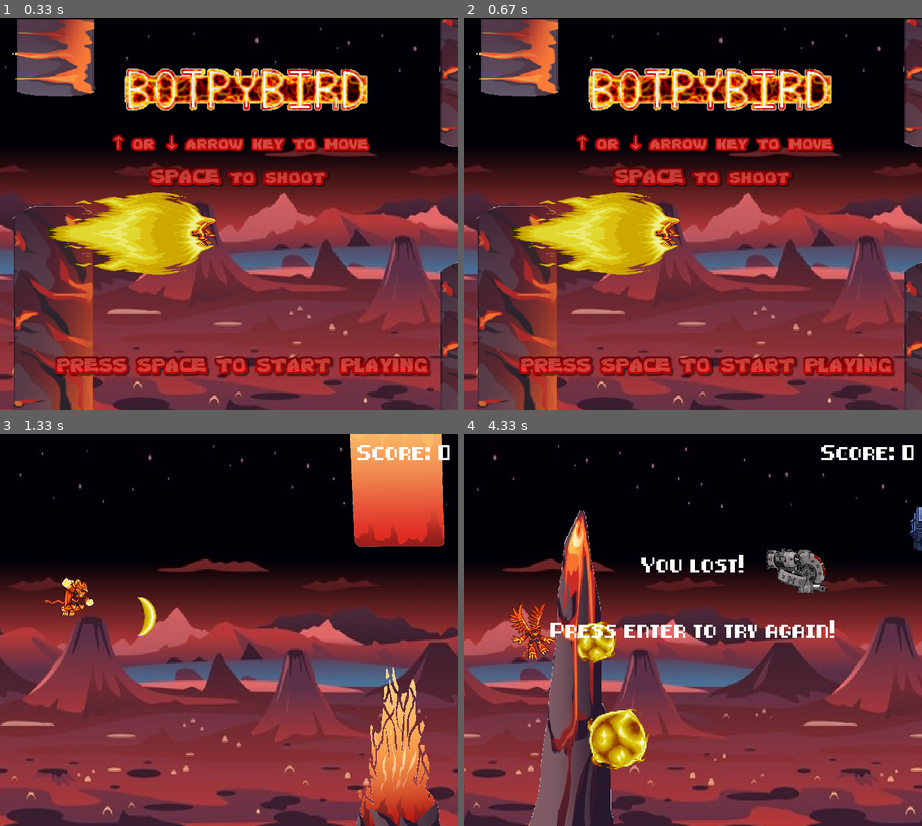
Above: before the commit, frames 1-4 (two rows, left to right).
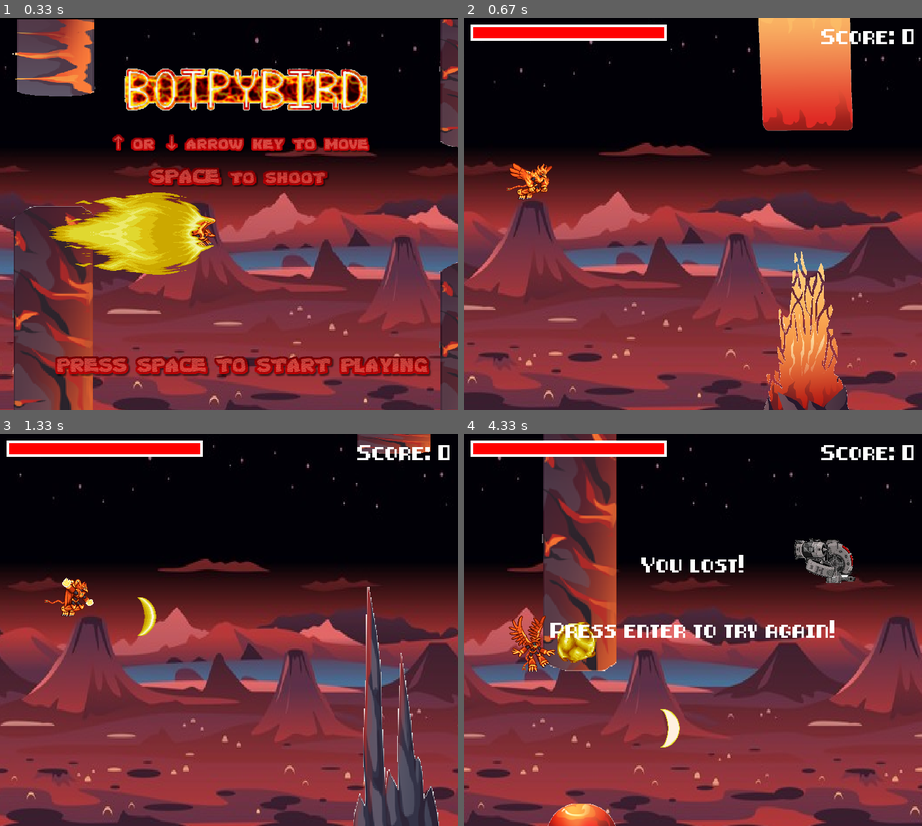
Above: after the commit, the same moments.

Repository: tuannm151/Botpybird---Pygame
Game: pygame game, started from botpybird.py
The game is run twice, just before and just after one commit, with the same random seed, the same clock (stepped at 60 frames per second) and the same inputs.
Inputs:
- Up to frame 1 (0.33 s): no input
- Up to frame 2 (0.67 s): tap Space at 0.33 s
- Up to frame 3 (1.33 s): hold Space 0.67-1.13 s; hold Up 0.67-1.13 s; hold Enter from 1.17 s (still down); tap Space at 1.23 s
- Up to frame 4 (4.33 s): tap Space at 1.53, 1.73, 2.03, 2.57, 2.9, 3.63, 4.03 s; release Enter at 1.63 s; hold Up 1.67-2.13 s; tap Enter at 2.17, 3.23, 4.3 s; hold Down 2.5-2.8 s; hold Up 2.83-3.2 s; hold Down 3.57-3.93 s; hold Up 3.97-4.27 s

Frame 1 is identical in both runs. In frame 2, 54% of the frame differs, in the area x 0-100%, y 0-100%; in frame 3, 12%; in frame 4, 23%.

Commit message:
Fixed a bug that cause performance issues

Diff:
--- a/botpybird.py
+++ b/botpybird.py
@@ -1,4 +1,4 @@
-from constants import OBJ_SPEED, SCENE_SPEED, WIN_WIDTH, WIN_HEIGHT, EXPLODING_TIME
+from constants import OBJ_SPEED, SCENE_SPEED, WIN_WIDTH, WIN_HEIGHT, EXPLODING_TIME, HEART_HEALING_RATE
 from sprites import BG_IMG, MENU_IMG
 from modules.Player import Player
 from modules.Obstacle import Obstacle
@@ -70,9 +70,9 @@
     score = 0
     projectiles = []
     items = []
-    enemy = Enemy(1000)
+    enemy = Enemy(2000)
     last_spawn = 0
-    boost_time = 150
+    boost_time = 200
     boost_time_offset = 0
     obj_vel = OBJ_SPEED
     bg_vel = SCENE_SPEED
@@ -82,7 +82,7 @@
         now = pygame.time.get_ticks()
         if(now - last_spawn > 4000):
             if(not player.isBoosted and not player.isCrazy):
-                items.append(Item(800))
+                items.append(Item(1000))
 
             last_spawn = now
         if(player.isBoosted):
@@ -109,14 +109,20 @@
                     for obj in obstacles:
                         obj.set_vel(obj_vel)
         if(player.isCrazy):
-            if(boost_time_offset < boost_time+200):
+            if(boost_time_offset < boost_time):
                 boost_time_offset += 1
             else:
                 boost_time_offset = 0
                 player.isCrazy = False
+        if(enemy.isEqual):
+            enemyBullet = Projectile(enemy.x - 30, enemy.y, True)
+            projectiles.append(enemyBullet)
+
         for event in pygame.event.get():
             if event.type == pygame.QUIT:
                 isRun = False
+                win.blit(pygame.transform.scale(
+                    MENU_IMG, (WIN_WIDTH, WIN_HEIGHT)), (0, 0))
             if event.type == pygame.KEYDOWN:
                 if event.key == pygame.K_DOWN:
                     player.down_pressed = True
@@ -139,7 +145,7 @@
         toRemovePj = []
         toExplodePj = []
 
-        #--------- Obstacles handle ---------#
+        #--------- Obstacles handle ---------999ik7#
         toRemoveOb = []
         add_obstacle = False
         for obstacle in obstacles:
@@ -147,7 +153,7 @@
                 if(not player.isBoosted and not player.isCrazy):
                     player.isLost = True
             for projectile in projectiles:
-                if(obstacle.collide(projectile) and not obstacle.passed):
+                if(not projectile.isEnemy and obstacle.collide(projectile) and not obstacle.passed):
                     if(player.isCrazy):
                         obstacle.isDestroyed = True
                         explodeSound.play()
@@ -158,16 +164,21 @@
 
             if not obstacle.passed and obstacle.x < player.x:
                 obstacle.passed = True
-                add_obstacle = True
+                if(not player.isBoosted):
+                    add_obstacle = True
+                else:
+                    obstacles.append(Obstacle(2*WIN_WIDTH))
 
             for item in items:
                 if(obstacle.collide(item)):
                     items.remove(item)
 
             obstacle.move()
+
         if(add_obstacle):
             score += 1
             obstacles.append(Obstacle(WIN_WIDTH))
+
         for r in toRemoveOb:
             obstacles.remove(r)
 
@@ -181,32 +192,43 @@
                 itemSound.play()
                 if(item.isStar):
                     player.isCrazy = True
-                else:
+                elif(item.isRune):
                     player.isBoosted = True
                     rocketSound.play()
+                elif(item.isHeart):
+                    player.get_health(player.max_health*HEART_HEALING_RATE)
                 items.remove(item)
 
         #--------- Projectiles handle ---------#
         for projectile in projectiles:
-            if(projectile.x > WIN_WIDTH or projectile.x < 0):
-                if not projectile.isExploding:
-                    toRemovePj.append(projectile)
-            projectile.move()
 
             for item in items:
-                if(item.collide(projectile)):
+                if(not projectile.isEnemy and item.collide(projectile)):
                     # explodeSound.play()
                     item.update()
                     toExplodePj.append(projectile)
-            if(enemy.collide(projectile)):
-                explodeSound.play()
+
+            if(not projectile.isEnemy and enemy.collide(projectile)):
+                # explodeSound.play()
                 enemy.isDamaged = True
+                enemy.hit()
                 toExplodePj.append(projectile)
+                score += 5
+
+            if(projectile.isEnemy and player.collide(projectile)):
+                player.hit()
+                toExplodePj.append(projectile)
+
+            if(projectile.x > WIN_WIDTH+50 or projectile.x < -50):
+                toRemovePj.append(projectile)
+
+            projectile.move()
 
         for projectile in toExplodePj:
             projectile.isExploding = True
             if(not projectile.hasExploded):
-                # explodeSound.play()
+                if(not projectile.isEnemy):
+                    explodeSound.play()
                 projectile.hasExploded = True
             if(projectile.explodingTick > EXPLODING_TIME):
                 toExplodePj.remove(projectile)
@@ -215,7 +237,8 @@
                 projectile.explodingTick += 1
 
         for r in toRemovePj:
-            projectiles.remove(r)
+            if(r in projectiles):
+                projectiles.remove(r)
 
         cur_pos = player.y
         if cur_pos <= 0 or cur_pos >= WIN_HEIGHT:
@@ -247,10 +270,11 @@
                 pygame.quit()
                 quit()
             if event.type == pygame.KEYDOWN:
-                if event.key == pygame.K_RETURN and not isPlaying:
+                if event.key == pygame.K_SPACE and not isPlaying:
                     isPlaying = True
                     main(win)
-                    isPlaying = False
+                if isPlaying and event.key == pygame.K_RETURN:
+                    main(win)
         pygame.display.update()
         clock.tick(30)
 
--- a/constants.py
+++ b/constants.py
@@ -12,3 +12,11 @@
 EXPLODING_TIME = 16
 
 OBSTACLE_GAP = 100
+
+PLAYER_HEALTH = 100
+HEART_HEALING_RATE = 0.5
+
+PROJECTILE_DAMAGE = 5
+
+ENEMY_BASE_HEALTH = 500
+ENEMY_MAX_HEALTH = 1000
--- a/modules/Enemy.py
+++ b/modules/Enemy.py
@@ -1,5 +1,5 @@
-from constants import ITEMS_DROP_VEL, OBJ_SPEED, WIN_WIDTH, WIN_HEIGHT
-from sprites import CRATE_IMG, RUNE_IMG, STAR_IMG, ENEMY, ENEMYDAMAGED, ENEMYEXPLODE
+from constants import WIN_WIDTH, WIN_HEIGHT, PROJECTILE_DAMAGE, ENEMY_BASE_HEALTH, ENEMY_MAX_HEALTH
+from sprites import ENEMY, ENEMYDAMAGED, ENEMYEXPLODE
 import pygame
 import random
 
@@ -11,11 +11,12 @@
         self.y = random.randrange(50, 200)
         self.isItem = False
         self.image = ENEMY
-        self.delay = 100
-        self.health = 30
+        self.delay = random.randrange(60, 100)
+        self.health = random.randrange(ENEMY_BASE_HEALTH, ENEMY_MAX_HEALTH)
         self.tickDelay = 0
         self.canShoot = False
         self.isDamaged = False
+        self.isEqual = False
         self.isDead = False
         self.mask = pygame.mask.from_surface(self.image)
         self.rect = self.image.get_rect(topleft=(self.x, self.y))
@@ -25,29 +26,27 @@
     def update(self, playerY, playerX):
         if(self.isDamaged):
             self.image = ENEMYDAMAGED
-            self.health -= 1
-            if(self.health < 0):
-                self.image = ENEMYEXPLODE
-                self.isDead = True
+        elif(self.isDead):
+            self.image = ENEMYEXPLODE
         else:
             self.image = ENEMY
 
-        if(self.x - playerX > WIN_WIDTH - 250):
+        if(self.x - playerX > WIN_WIDTH - 220):
             self.x -= self.vel
         else:
-            self.x = playerX + 150
+            self.x = playerX + random.randrange(150, 180)
+        self.isEqual = False
+        if self.tickDelay < 100 and abs(self.y - playerY) < 150:
+            moveDirection = bool(random.getrandbits(1))
+            if(self.tickDelay % 40 == 0):
+                self.isEqual = True
+            if self.tickDelay % 15 == 0:
+                if moveDirection:
+                    self.moveDown()
+                else:
+                    self.moveUp()
 
-        if self.tickDelay < 100 and self.tickDelay % 10 == 0 and abs(self.y - playerY) < 200:
-            moveDirection = bool(random.getrandbits(1))
-            if moveDirection:
-                self.moveDown()
-            else:
-                self.moveUp()
-            self.canShoot = False
-            if(self.tickDelay > 42 and self.tickDelay < 48):
-                self.canShoot = True
-
-            if(self.y < 100 or self.y >= WIN_HEIGHT-100):
+            if(self.y < 100 or self.y >= WIN_HEIGHT-200):
                 self.y = random.randrange(300, WIN_HEIGHT)
 
         self.tickDelay += 1
@@ -56,11 +55,17 @@
         self.mask = pygame.mask.from_surface(self.image)
         self.rect = self.image.get_rect(topleft=(self.x, self.y))
 
+    def hit(self):
+        self.isDamaged = True
+        self.health -= PROJECTILE_DAMAGE
+        if(self.health < 0):
+            self.isDead = True
+
     def moveUp(self):
-        self.y = self.y - self.vel
+        self.y = self.y - random.randrange(20, self.vel)
 
     def moveDown(self):
-        self.y = self.y + self.vel
+        self.y = self.y + random.randrange(20, self.vel)
 
     def render(self, win):
         win.blit(self.image, (self.x, self.y))
--- a/modules/Item.py
+++ b/modules/Item.py
@@ -1,5 +1,5 @@
 from constants import ITEMS_DROP_VEL, OBJ_SPEED
-from sprites import CRATE_IMG, RUNE_IMG, STAR_IMG
+from sprites import CRATE_IMG, RUNE_IMG, STAR_IMG, HEART_IMG
 import pygame
 import random
 
@@ -11,7 +11,13 @@
         self.y = random.randrange(50, 200)
         self.isItem = False
         self.isColliding = False
-        self.isStar = bool(random.getrandbits(1))
+
+        self.randomItem = [False, False, False]
+        self.randomItem[random.randrange(0, 3)] = True
+        self.isRune = self.randomItem[0]
+        self.isStar = self.randomItem[1]
+        self.isHeart = self.randomItem[2]
+
         self.image = pygame.transform.scale(CRATE_IMG, (70, 70))
         self.mask = pygame.mask.from_surface(self.image)
         self.rect = self.image.get_rect(topleft=(self.x, self.y))
@@ -24,10 +30,12 @@
 
     def update(self):
         self.isItem = True
-        if(not self.isStar):
+        if(self.isRune):
             self.image = pygame.transform.scale(RUNE_IMG, (70, 70))
-        else:
+        elif(self.isStar):
             self.image = pygame.transform.scale(STAR_IMG, (70, 70))
+        elif(self.isHeart):
+            self.image = pygame.transform.scale(HEART_IMG, (70, 70))
         self.mask = pygame.mask.from_surface(self.image)
 
     def render(self, win):
--- a/modules/Player.py
+++ b/modules/Player.py
@@ -1,10 +1,9 @@
 import pygame
 from sprites import IDLE_IMGS, UP_IMGS, SHOOT_IMGS, BOOST_IMGS, DEAD_IMG, CRAZY_IMGS
-from constants import OBJ_SPEED, WIN_WIDTH, WIN_HEIGHT, SCENE_SPEED, PLAYER_VEL
+from constants import PLAYER_VEL, PLAYER_HEALTH, PROJECTILE_DAMAGE
 
 
 class Player:
-
     def __init__(self, x, y):
         self.y = y
         self.x = x
@@ -29,6 +28,27 @@
         self.isCrazy = False
         self.isLost = False
         self.isWin = False
+        self.isDamaged = False
+        self.health = PLAYER_HEALTH
+        self.target_health = PLAYER_HEALTH
+        self.max_health = PLAYER_HEALTH
+        self.health_bar_length = 300
+        self.health_ratio = self.max_health / self.health_bar_length
+        self.health_change_speed = 1
+
+    def hit(self):
+        self.isDamaged = True
+        if(not self.isBoosted):
+            self.target_health -= PROJECTILE_DAMAGE
+            if(self.target_health <= 0):
+                self.target_health = 0
+                self.isLost = True
+
+    def get_health(self, amount):
+        if(self.target_health < self.max_health):
+            self.target_health += amount
+        if(self.target_health >= self.max_health):
+            self.target_health = self.max_health
 
     def update(self):
         if(self.isLost):
@@ -73,6 +93,54 @@
             self.current_sprite = 0
         self.image = self.sprites[self.current_sprite]
 
+        if(self.isDamaged):
+            self.image = self.changeColor(self.image)
+            self.isDamaged = False
+
+    def changeColor(self, image):
+        color = pygame.Color(0)
+        color.hsla = (0, 100, 50, 6)
+        colouredImage = pygame.Surface(image.get_size())
+        colouredImage.fill(color)
+
+        finalImage = image.copy()
+        finalImage.blit(colouredImage, (0, 0), special_flags=pygame.BLEND_MULT)
+        return finalImage
+
+    # def showHealthBar(self, win):
+    #     pygame.draw.rect(win, (255, 0, 0),
+    #                      (10, 10, self.health / self.health_ratio, 25))
+    #     pygame.draw.rect(win, (255, 255, 255),
+    #                      (10, 10, self.health_bar_length, 25), 4)
+
+    def healthTransition(self, win):
+        health_bar_width = self.health / self.health_ratio
+        transition_width = 0
+        transition_color = (255, 0, 0)
+
+        if self.health < self.target_health:
+            self.health += self.health_change_speed
+            transition_width = abs(
+                (self.target_health - self.health)/self.health_ratio)
+            transition_color = (0, 255, 0)
+
+        if self.health > self.target_health:
+            health_bar_width = self.target_health / self.health_ratio
+            self.health -= self.health_change_speed
+            transition_width = abs(
+                (self.target_health - self.health))/self.health_ratio
+            transition_color = (255, 255, 0)
+
+        health_bar_rect = pygame.Rect(
+            10, 10, health_bar_width, 25)
+        transition_bar_rect = pygame.Rect(
+            health_bar_rect.right, 10, transition_width, 25)
+
+        pygame.draw.rect(win, (255, 0, 0), health_bar_rect)
+        pygame.draw.rect(win, transition_color, transition_bar_rect)
+        pygame.draw.rect(win, (255, 255, 255),
+                         (10, 10, self.health_bar_length, 25), 4)
+
     def shooting(self):
         if(not self.isBoosted):
             self.current_sprite = 0
@@ -81,6 +149,7 @@
             self.animationsTime = 1
 
     def render(self, win):
+        self.healthTransition(win)
         win.blit(self.image, self.rect)
 
     def moveUp(self):
@@ -97,5 +166,11 @@
     def set_vel(self, vel):
         self.vel = vel
 
+    def collide(self, obj):
+        obj_mask = obj.get_mask()
+        mask = pygame.mask.from_surface(self.image)
+        offset = (self.rect[0] - obj.rect[0], self.rect[1] - obj.rect[1])
+        return mask.overlap(obj_mask, offset)
+
     def getY(self):
         return self.y
--- a/modules/Projectile.py
+++ b/modules/Projectile.py
@@ -1,11 +1,11 @@
 import pygame
 from constants import PROJECTILE_VEL, OBJ_SPEED
-from sprites import PJ_IMGS, EXPLODED_IMGS
+from sprites import PJ_IMGS, EXPLODED_IMGS, PJ_ENEMY
 import random
 
 
 class Projectile:
-    def __init__(self, x, y):
+    def __init__(self, x, y, isEnemy=False):
         self.x = x
         self.y = y
         self.vel = PROJECTILE_VEL
@@ -19,7 +19,7 @@
         self.explodingTick = 0
         self.mask = pygame.mask.from_surface(self.image)
         self.rect = self.image.get_rect(topleft=(self.x, self.y))
-        self.isEnemy = False
+        self.isEnemy = isEnemy
         self.hasExploded = False
         # self.color = (random.randint(0, 255), random.randint(
         #     0, 255), random.randint(0, 255))
@@ -34,8 +34,7 @@
             if not self.isExploding:
                 self.x -= self.vel
             else:
-                self.x += OBJ_SPEED
-        self.rect = self.image.get_rect(topleft=(self.x, self.y))
+                self.x -= OBJ_SPEED
 
     def update(self):
         if(self.isExploding):
@@ -47,6 +46,9 @@
             self.tick = 0
         self.tick += 1
         self.image = self.sprites[self.current_sprite]
+        if(self.isEnemy and not self.isExploding):
+            self.image = PJ_ENEMY
+        self.rect = self.image.get_rect(topleft=(self.x, self.y))
 
     def render(self, win):
         win.blit(self.image, (self.x, self.y))
--- a/sprites.py
+++ b/sprites.py
@@ -61,6 +61,7 @@
 CRATE_IMG = pygame.image.load(os.path.join('items', 'crate.png'))
 RUNE_IMG = pygame.image.load(os.path.join('items', 'rune.png'))
 STAR_IMG = pygame.image.load(os.path.join('items', 'star.jpg'))
+HEART_IMG = pygame.image.load(os.path.join('items', 'heart.png'))
 #------------------------------------------------#
 
 # ------ projectile animation sprites----------#
@@ -75,6 +76,9 @@
     image = pygame.transform.scale2x(pygame.image.load(os.path.join(
         'sprites', 'explode'+str(picIndex+1)+'.png')))
     EXPLODED_IMGS.append(image)
+
+PJ_ENEMY = pygame.transform.scale(
+    pygame.image.load(os.path.join('sprites', 'pjEnemy.png')), (100, 75))
 # ------------------------------------ #
 MENU_IMG = pygame.image.load(os.path.join(
     'sprites', 'mainmenu.png'))
@@ -85,3 +89,4 @@
     'sprites', 'enemydamaged.png')), (100, 75))
 ENEMYEXPLODE = pygame.transform.scale(pygame.image.load(os.path.join(
     'sprites', 'explode1.png')), (100, 75))
+#--------------------------------------------#
Binary file added: items/heart.png
Binary file added: sprites/pjEnemy.png
